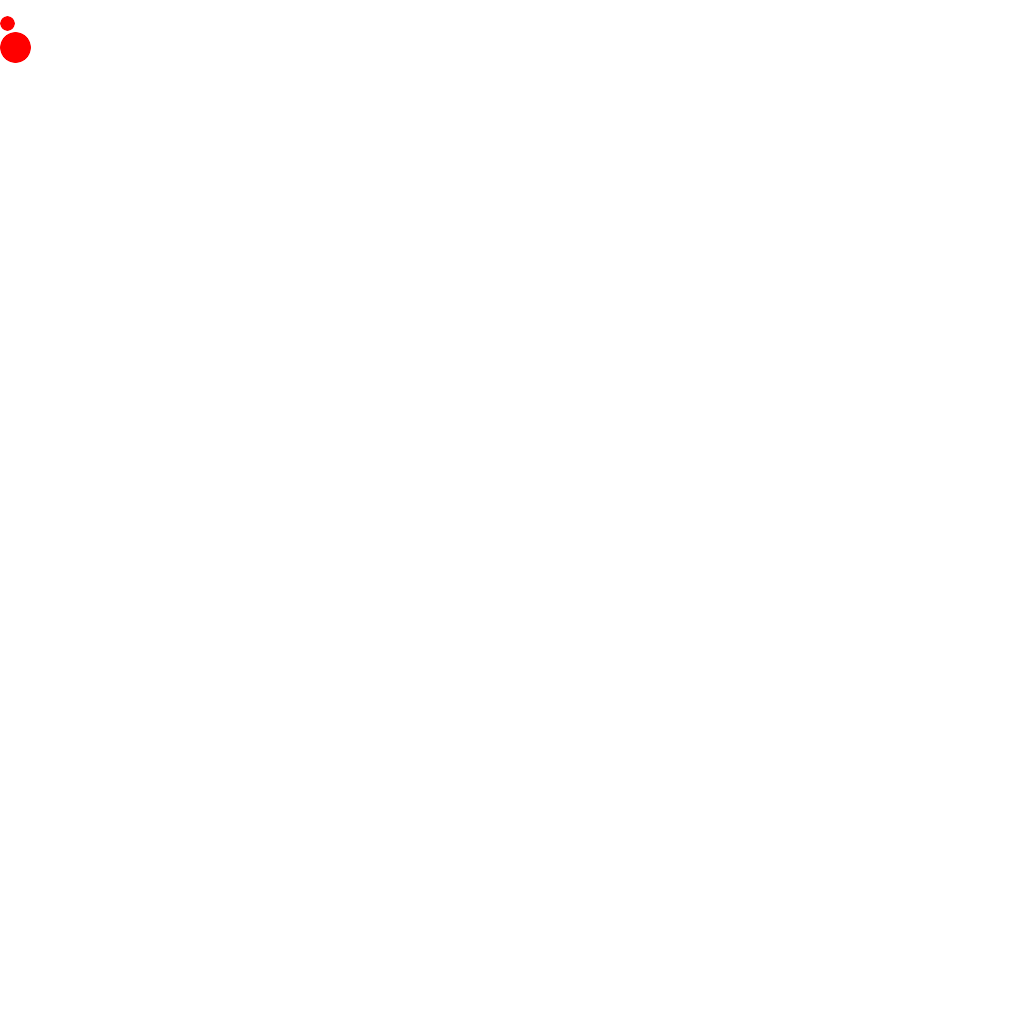
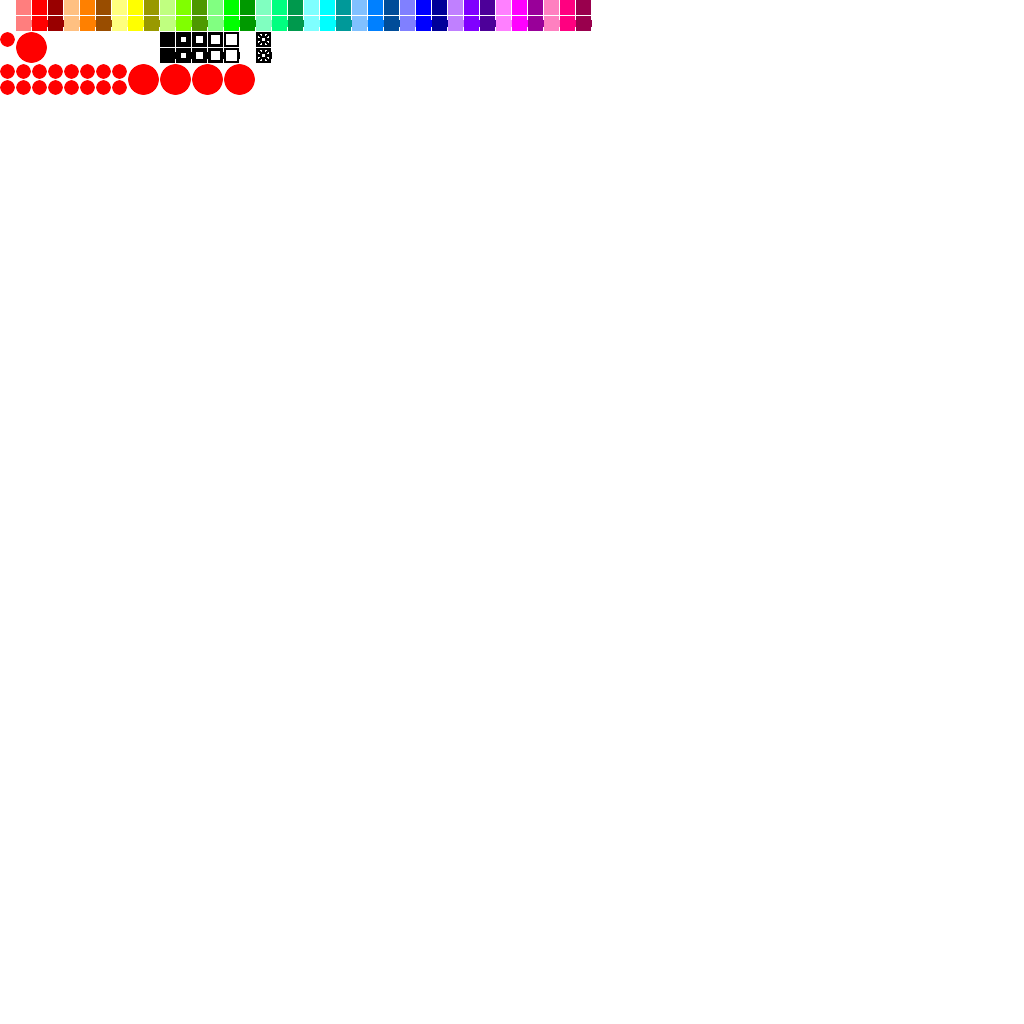
Revision of a layered 1024x1024 image; what changed, layer by layer:
painted on "背景" over box(0, 0, 592, 95)
